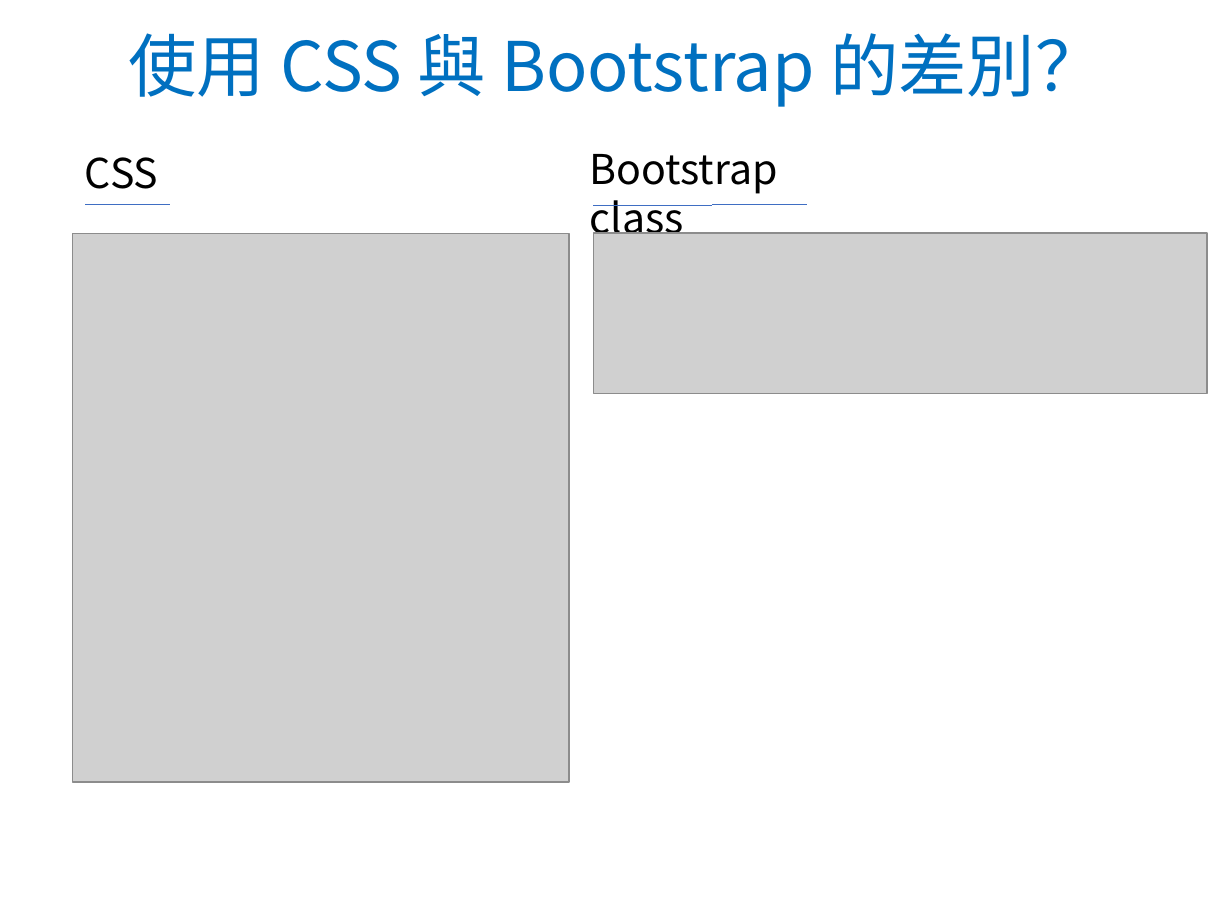
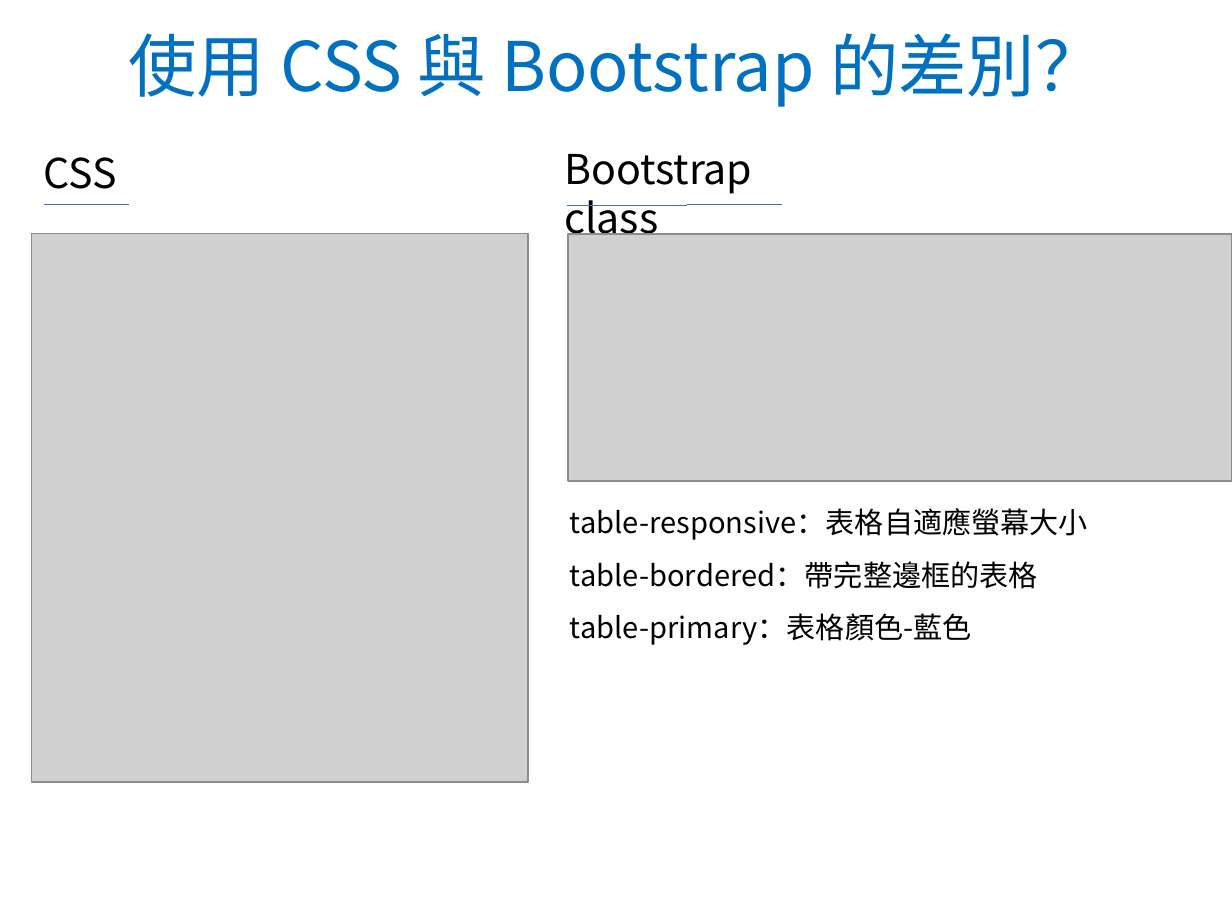
Before and after one commit to WaRTanKE7/WebClubData, a slide deck: slide 21 of 教學簡報/Bootstrap 4.pptx (slide 20 before the commit). Drawn at 1232x924 pixels with LibreOffice and Linux fonts; fonts in the diff are those of the drawing; grey boxes stand for pictures; background and template pictures are left out. Boxes give left, top, right and bottom in pixels: in the first picture for what was removed or moved away, otherwise in the second. Text is boxed around its words. In the diff, an @@ line names an element or a change of style, - is before the commit and + after.

Commit message:
ppt update and ex code update

```diff
--- a/教學簡報/Bootstrap 4.pptx
+++ b/教學簡報/Bootstrap 4.pptx
@@ text "Bootstrap class": place and size @@
-text "Bootstrap class" at [590,154,778,244]
+text "Bootstrap class" at [564,154,752,244]
@@ 1 picture, 1 text, 1 line: place and size @@
-1 picture, 1 text, 1 line at [73,157,569,782]
+1 picture, 1 text, 1 line at [32,157,529,782]
@@ line moved from (807, 205) - (594, 206) to (781, 205) - (568, 206) @@
@@ picture: place and size @@
-picture at [594,233,1207,393]
+picture at [568,234,1232,482]
@@ text added at [570,508,1088,645], 17 pt, text #000000 @@
+table-responsive：表格自適應螢幕大小
+table-bordered：帶完整邊框的表格
+table-primary：表格顏色-藍色
```
Also in this commit, not shown: 1 other slide changed, 1 other file.
